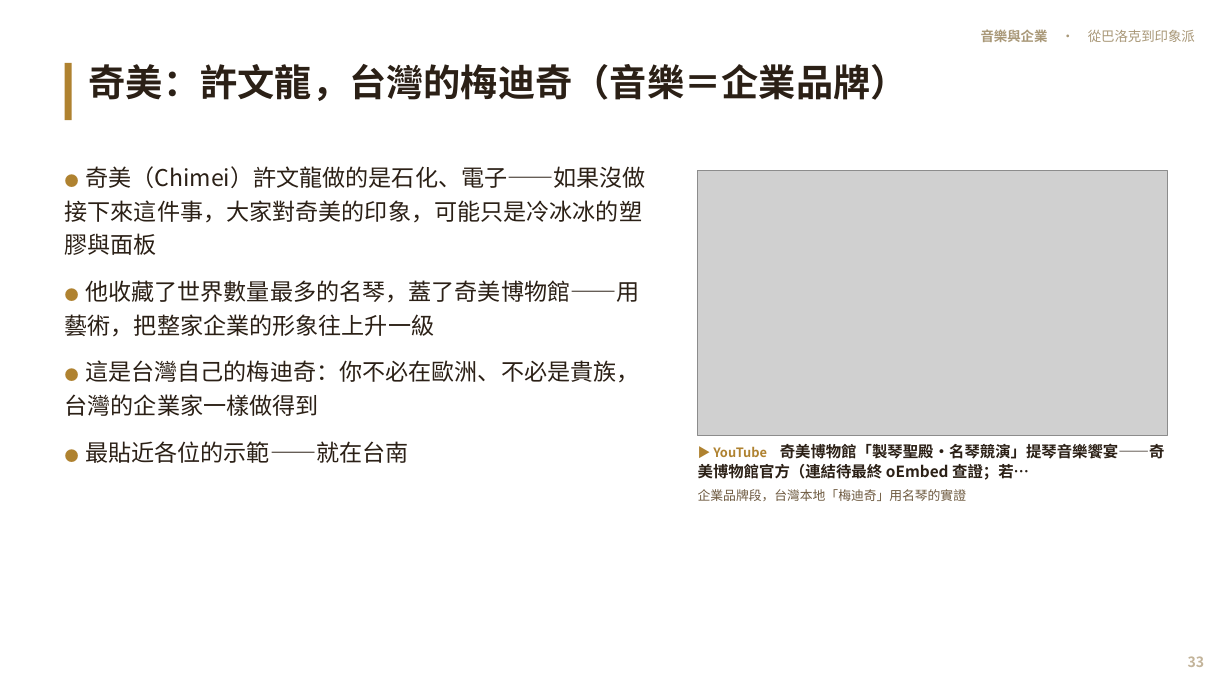
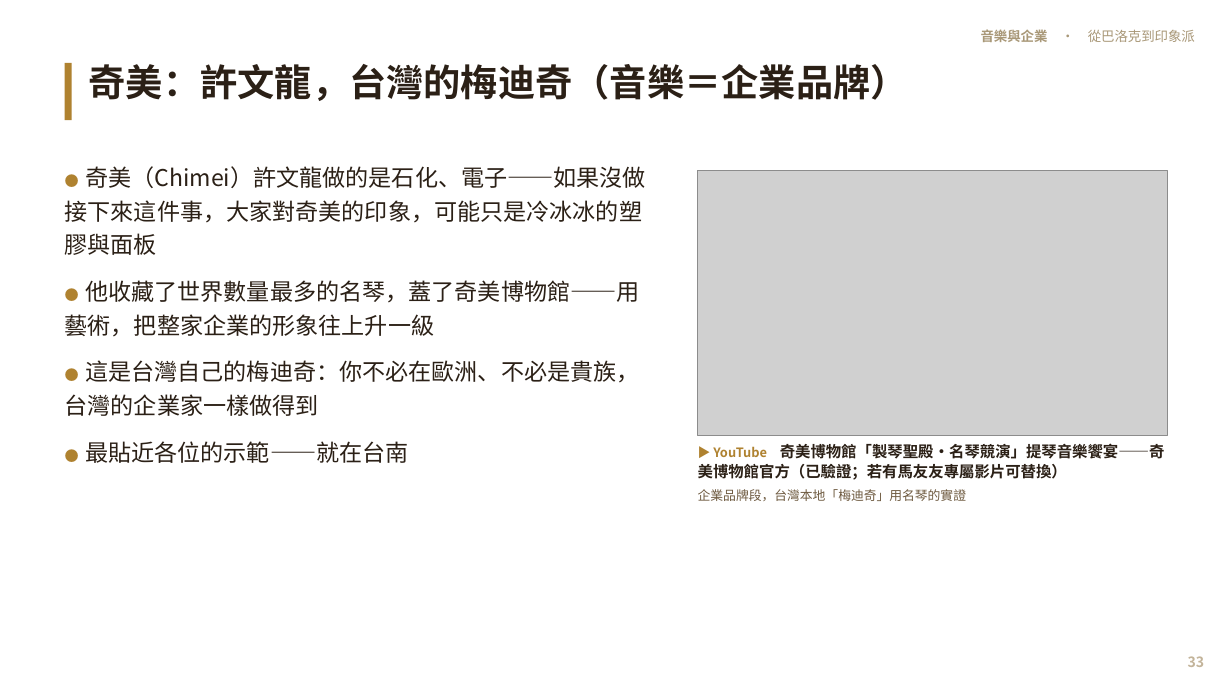
Before and after one commit to kblab2024/music-business-lecture, a slide deck: slide 33 of docs/downloads/音樂與企業-投影片.pptx. Drawn at 1232x693 pixels with LibreOffice and Linux fonts; fonts in the diff are those of the drawing; grey boxes stand for pictures. Boxes give left, top, right and bottom in pixels: in the first picture for what was removed or moved away, otherwise in the second. Text is boxed around its words. In the diff, an @@ line names an element or a change of style, - is before the commit and + after.

```diff
--- a/docs/downloads/音樂與企業-投影片.pptx
+++ b/docs/downloads/音樂與企業-投影片.pptx
@@ text at bbox=[698, 443, 1165, 480]: text changed @@
-▶ YouTube 奇美博物館「製琴聖殿·名琴競演」提琴音樂饗宴——奇美博物館官方（連結待最終 oEmbed 查證；若…
+▶ YouTube 奇美博物館「製琴聖殿·名琴競演」提琴音樂饗宴——奇美博物館官方（已驗證；若有馬友友專屬影片可替換）
```
Also in this commit, not shown: 11 other slides changed, 7 other files.
